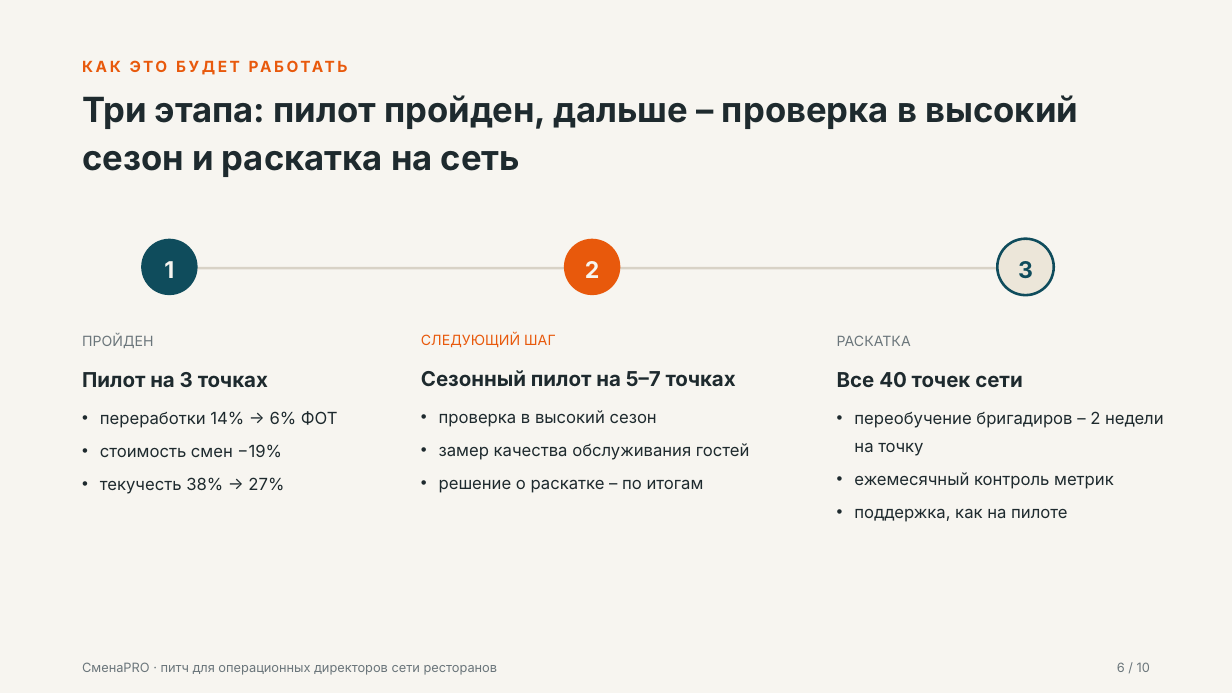
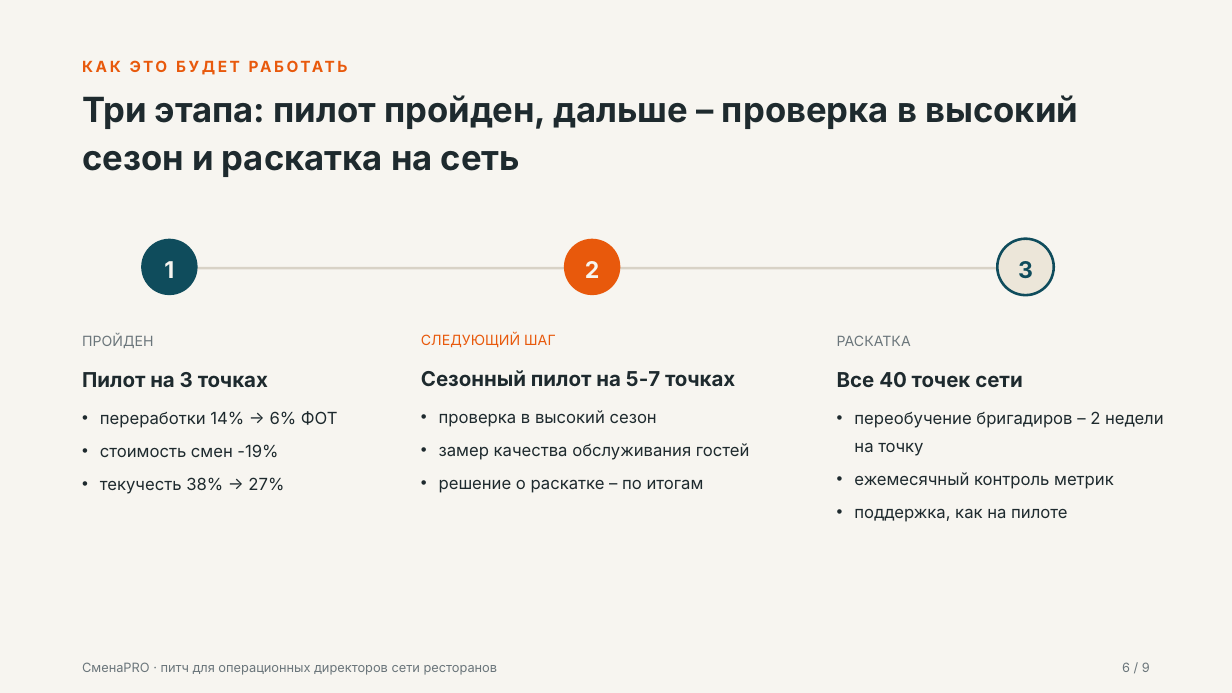
Before and after one commit to ipaingo/study, a slide deck: slide 6 of навыки публичных выступлений/Питч СменаPRO.pptx. Drawn at 1232x693 pixels with LibreOffice and Linux fonts; fonts in the diff are those of the drawing. Boxes give left, top, right and bottom in pixels: in the first picture for what was removed or moved away, otherwise in the second. Text is boxed around its words. In the diff, an @@ line names an element or a change of style, - is before the commit and + after.

```diff
--- a/навыки публичных выступлений/Питч СменаPRO.pptx
+++ b/навыки публичных выступлений/Питч СменаPRO.pptx
@@ text at (x1=421, y1=370, x2=735, y2=386): text changed @@
-Сезонный пилот на 5–7 точках
+Сезонный пилот на 5-7 точках
@@ text at (x1=100, y1=444, x2=278, y2=457): text changed @@
-• стоимость смен −19%
+• стоимость смен -19%
@@ text at (x1=1122, y1=662, x2=1150, y2=672): text changed @@
-6 / 10
+6 / 9
```
Also in this commit, not shown: 7 other slides changed, 49 other files.
